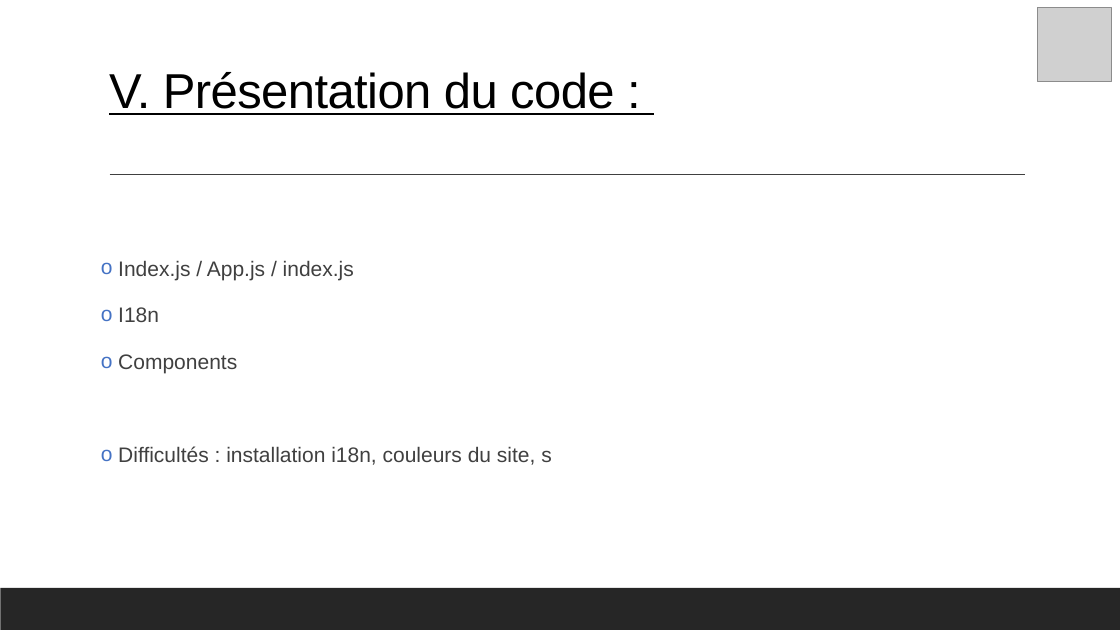
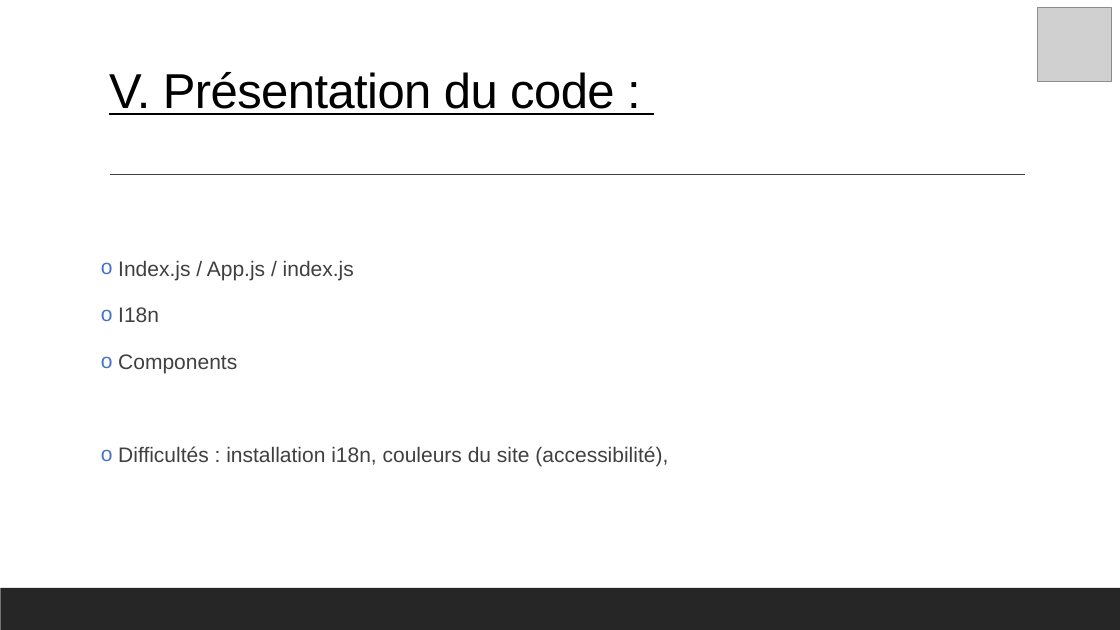
Before and after one commit to mathc28/portfolio, a slide deck: slide 11 of PrésentationP12.pptx. Drawn at 1120x630 pixels with LibreOffice and Linux fonts; fonts in the diff are those of the drawing; grey boxes stand for pictures. Boxes give left, top, right and bottom in pixels: in the first picture for what was removed or moved away, otherwise in the second. Text is boxed around its words. In the diff, an @@ line names an element or a change of style, - is before the commit and + after.

```diff
--- a/PrésentationP12.pptx
+++ b/PrésentationP12.pptx
@@ text at [118, 446, 668, 466]: text changed @@
-o Difficultés : installation i18n, couleurs du site, s
+o Difficultés : installation i18n, couleurs du site (accessibilité),
```
Also in this commit, not shown: 2 other files.
